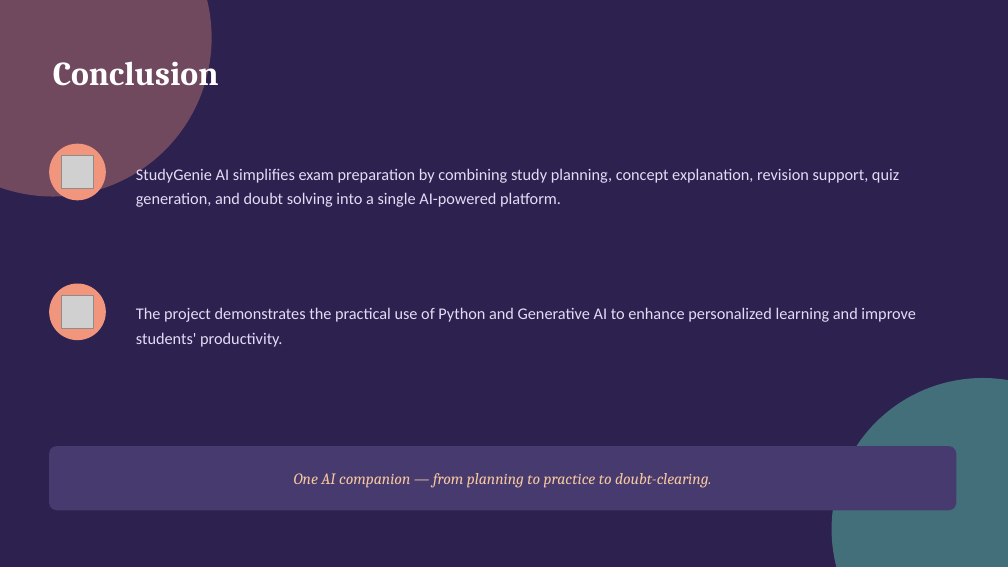
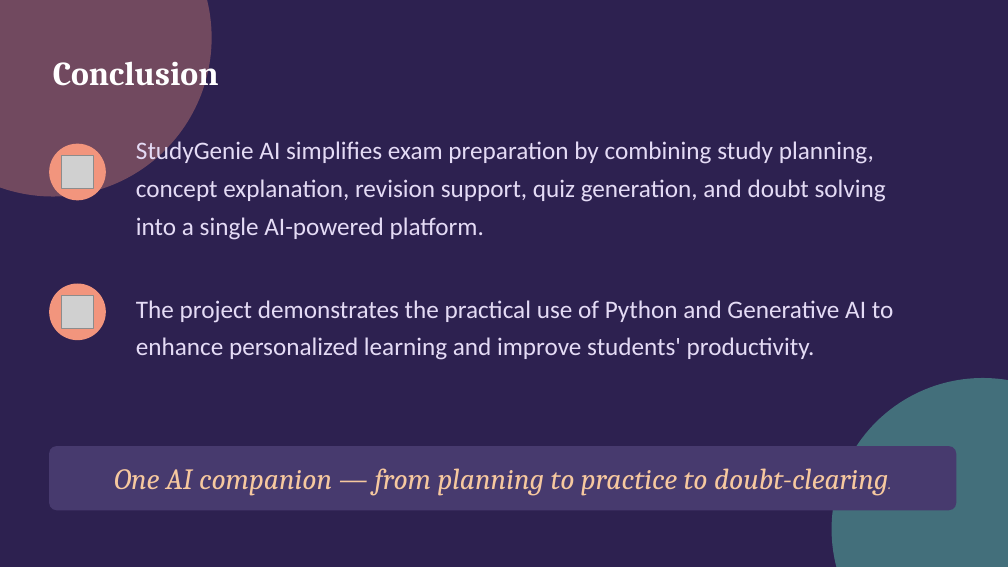
Before and after one commit to Preetha2426/StudyGenie-AI, a slide deck: slide 7 of StudyGenieAI.pptx. Drawn at 1008x567 pixels with LibreOffice and Linux fonts; fonts in the diff are those of the drawing; grey boxes stand for pictures. Boxes give left, top, right and bottom in pixels: in the first picture for what was removed or moved away, otherwise in the second. Text is boxed around its words. In the diff, an @@ line names an element or a change of style, - is before the commit and + after.

```diff
--- a/StudyGenieAI.pptx
+++ b/StudyGenieAI.pptx
@@ text "StudyGenie AI simplifies exam preparation ..." at (136,138,886,240): size 15.5 to 24 pt @@
@@ text "The project demonstrates the practical ..." at (136,300,893,360): size 15.5 to 24 pt @@
@@ text "One AI companion — from ..." at (114,468,888,496): size 15 to 28 pt @@
```
Also in this commit, not shown: 7 other slides changed, 1 other file.
